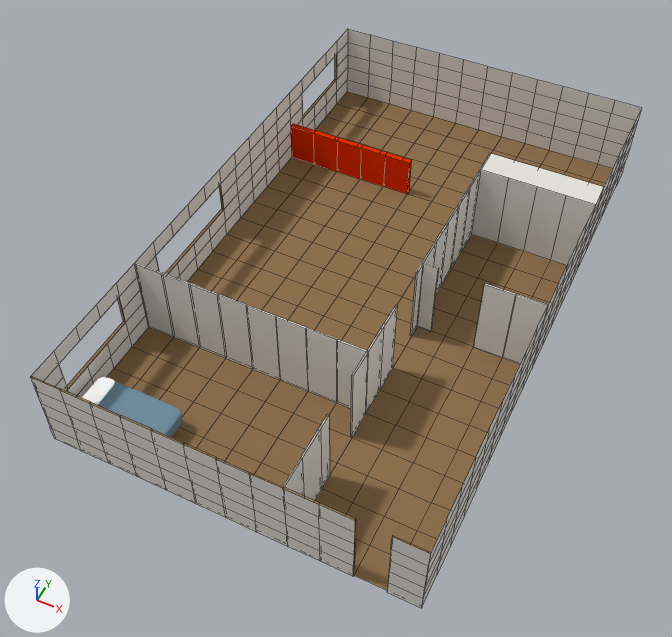
The Blender file Models/Apartment.blend, before and after one commit.
Rendered twice from a 50 mm lens placed at (8.8, -20.6, 23.4), pointed at (-0.5, -2.0, 0.1). The lights are fixed; the arrows at lower left show +X, +Y and +Z. Mesh edges are drawn as thin lines on the coarser meshes.

The first picture shows 'Apartment', 'Bed'.
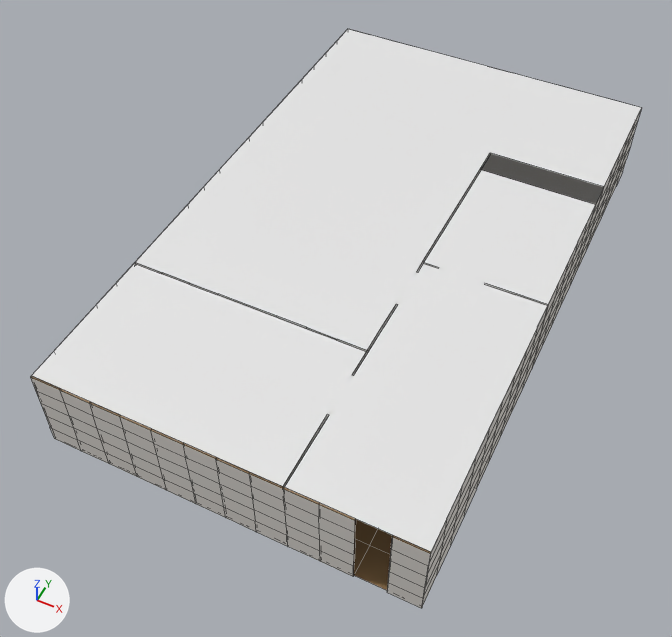
Commit message: Apartment.blend opdelt i floor, walls og ceiling

Pixel boxes (x1, y1, x2, y2) of what changed, in the pictures (672 x 637 px):
'Apartment', reshaped: before (30, 29, 641, 608); after (30, 110, 641, 608)
'Ceiling', added: after (32, 29, 641, 552)
'Floor', added (brown): after (354, 519, 393, 590)
part 1 of me_plane, deleted (brown): before (107, 92, 612, 590)
'Bed', unchanged, covered by the edit: before (82, 377, 183, 437)

What changed in the scene script:
```text
Change me_plane:
    used by ob_apartment; location = (0.0, 0.0, 0.0); scale = (6.0, 10.0, 1.0)
    remove me_plane.from_pydata(...)  # 758 vertices, 737 faces, 6 loose edges; spans x -1.02..1.0, y -1.0..1.0, z 0.0..3.0
    add me_plane.from_pydata(...)  # 582 vertices, 471 faces, 6 loose edges; spans x -1.02..1.0, y -1.0..1.0, z 0.0..3.0
    me_plane part 1
    176 vertices are removed from x -0.83..0.83, y -0.9..0.9, z 0.0
    266 faces are deleted
Add me_plane_003:
    me_plane_003.from_pydata([(1.0, -1.0, 0.0), (-1.0, -1.0, 0.0), (1.0, 1.0, 0.0), (-1.0, 1.0, 0.0)], [], [(1, 0, 2, 3)])
Add me_plane_004:
    me_plane_004.from_pydata(...)  # 306 vertices, 266 faces; spans x -1.0..1.0, y -1.0..1.0, z 0.0
    me_plane_004.materials.append(mat_floormat)  # brown #927552
Add ob_ceiling:
    ob_ceiling = bpy.data.objects.new('Ceiling', me_plane_003)
    ob_ceiling.location = (0.0, 0.0, 3.0)
    ob_ceiling.scale = (6.0, 10.0, 1.0)
Add ob_floor:
    ob_floor = bpy.data.objects.new('Floor', me_plane_004)
    ob_floor.location = (0.0, 0.0, 0.0)
    ob_floor.scale = (6.0, 10.0, 1.0)
```
